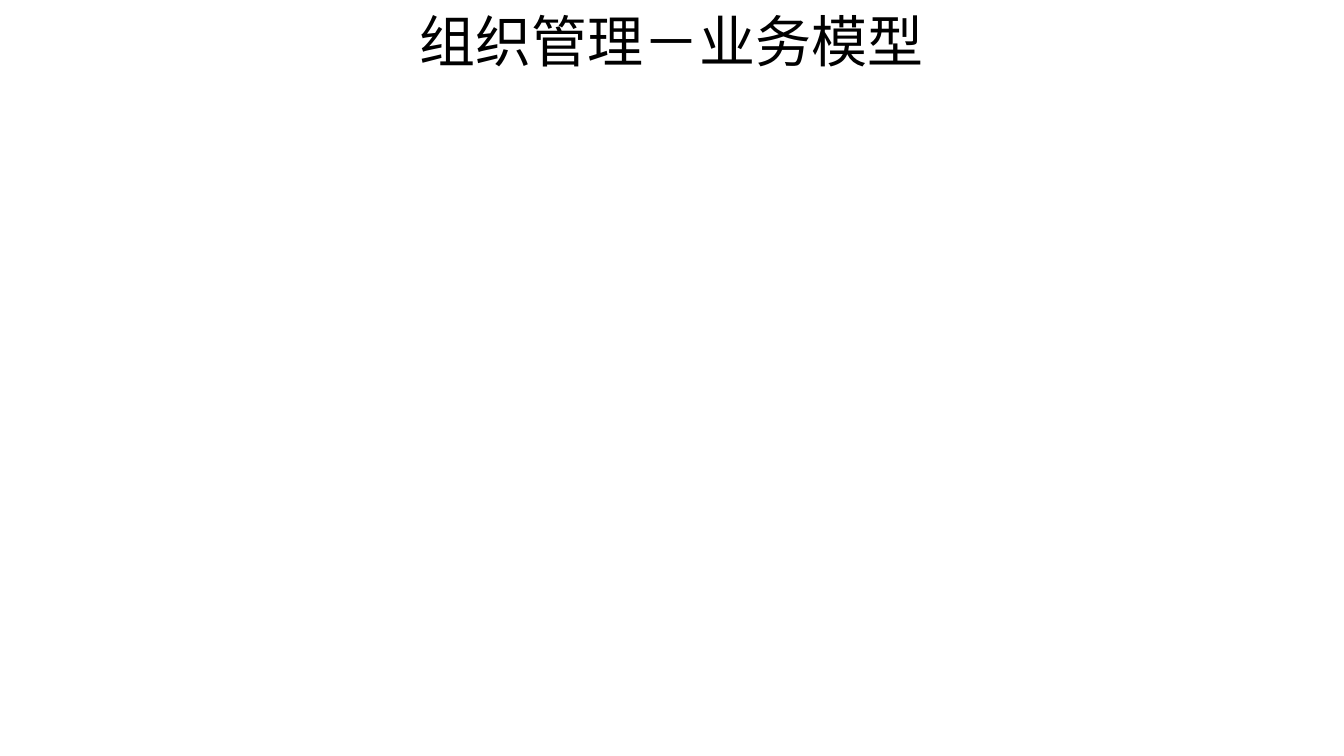
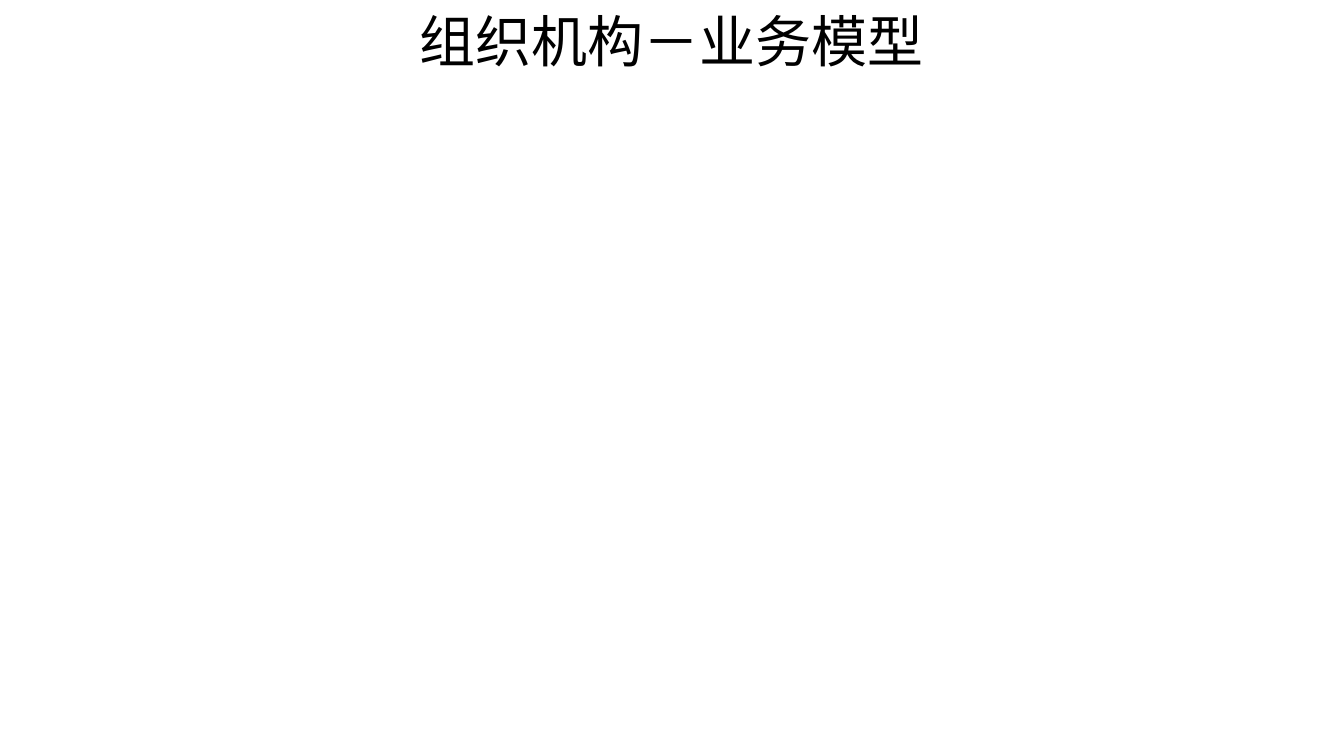
Before and after one commit to shiyunlai/tistools, a slide deck: slide 9 of TIStools.pptx (slide 23 before the commit). Drawn at 1344x756 pixels with LibreOffice and Linux fonts; fonts in the diff are those of the drawing. Boxes give left, top, right and bottom in pixels: in the first picture for what was removed or moved away, otherwise in the second. Text is boxed around its words. In the diff, an @@ line names an element or a change of style, - is before the commit and + after.

```diff
--- a/TIStools.pptx
+++ b/TIStools.pptx
@@ text at (420,15,924,67): text changed @@
-组织管理－业务模型
+组织机构－业务模型
```
Also in this commit, not shown: 8 other slides changed, 3 slides added.
